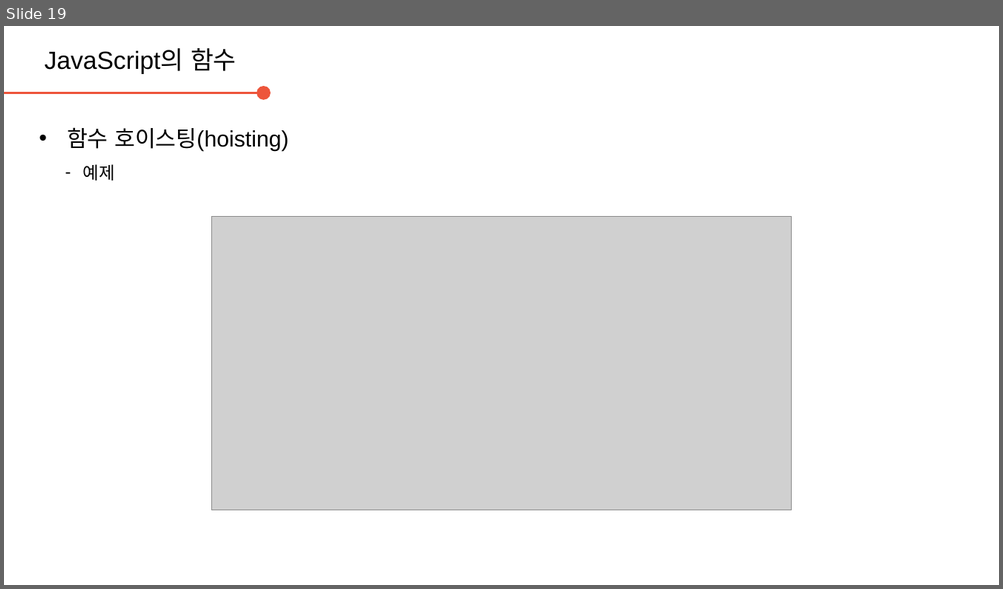
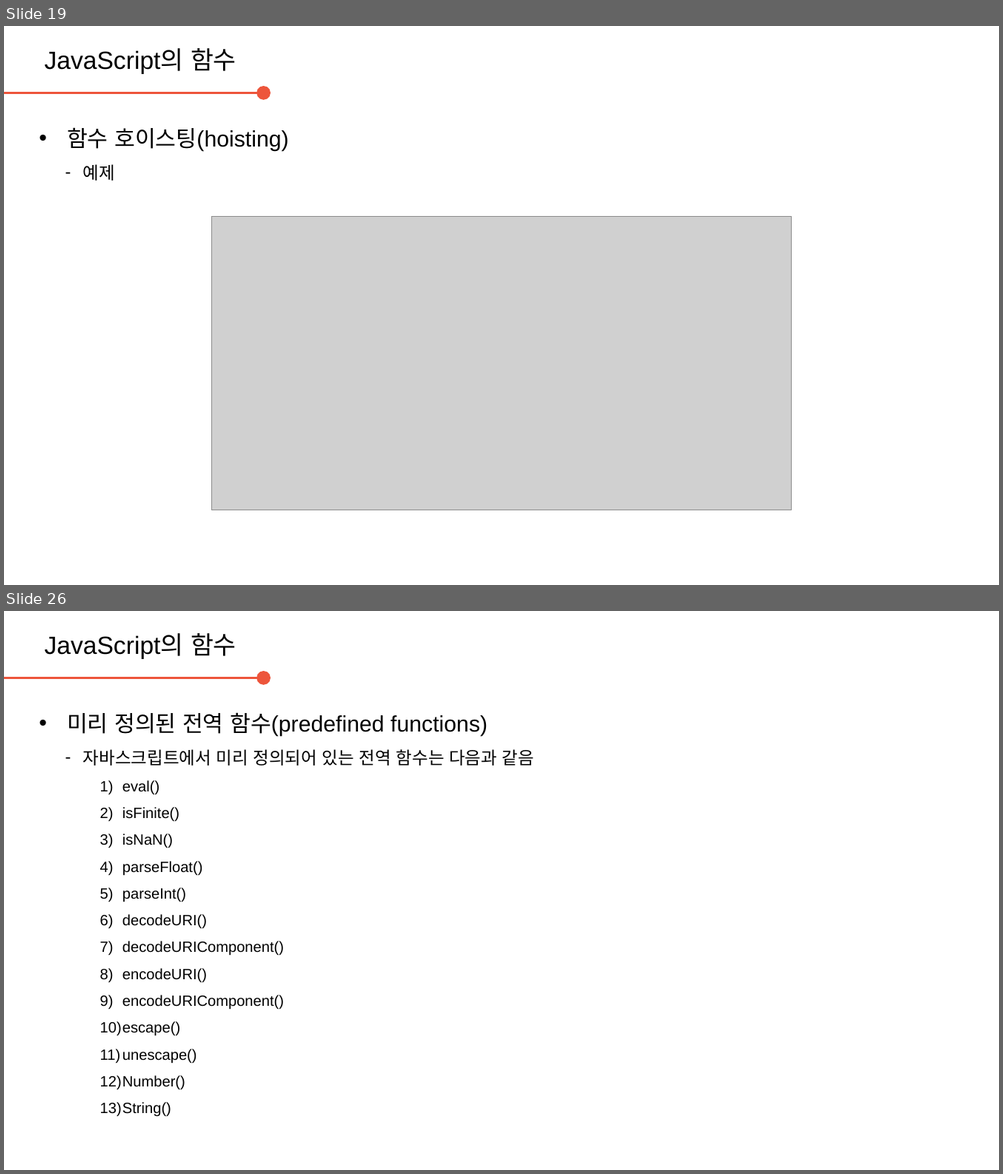
Before and after one commit to daegukdo/GCWM, a slide deck: 35/200901_JavaScript_function.pptx. Shown one above the other, each under a label of ours: slide 19 before the commit, slides 19 and 26 after it; the slides between them are not shown. The pictures are 1003x589 and 1003x1174 pixels, drawn with LibreOffice and Linux fonts; fonts in the diff are those of the drawing; grey boxes stand for pictures; background and template pictures are left out. Boxes give left, top, right and bottom in pixels: in the first picture for what was removed or moved away, otherwise in the second. Text is boxed around its words. In the diff, an @@ line names an element or a change of style, - is before the commit and + after.

Commit message:
get coding with me  - edit JavaScript resource (function)

```diff
--- a/35/200901_JavaScript_function.pptx
+++ b/35/200901_JavaScript_function.pptx
@@ slide 26 added at box(4, 611, 999, 1170), background #FFFFFF @@
@@ text added at box(45, 633, 236, 659), 20 pt, text #000000 @@
+JavaScript의 함수
@@ arrow added from (4, 678) to (264, 678), #ED553B 2.25 pt @@
@@ text added at box(67, 712, 534, 1116), 12 pt, text #000000 @@
+• 미리 정의된 전역 함수(predefined functions)
+  – 자바스크립트에서 미리 정의되어 있는 전역 함수는 다음과 같음
+    1) eval()
+    2) isFinite()
+    3) isNaN()
+    4) parseFloat()
+    5) parseInt()
+    6) decodeURI()
+    7) decodeURIComponent()
+    8) encodeURI()
+    9) encodeURIComponent()
+    10) escape()
+    11) unescape()
+    12) Number()
+    13) String()
```
Also in this commit, not shown: 15 other slides added, 2 slides removed, 1 other file.
